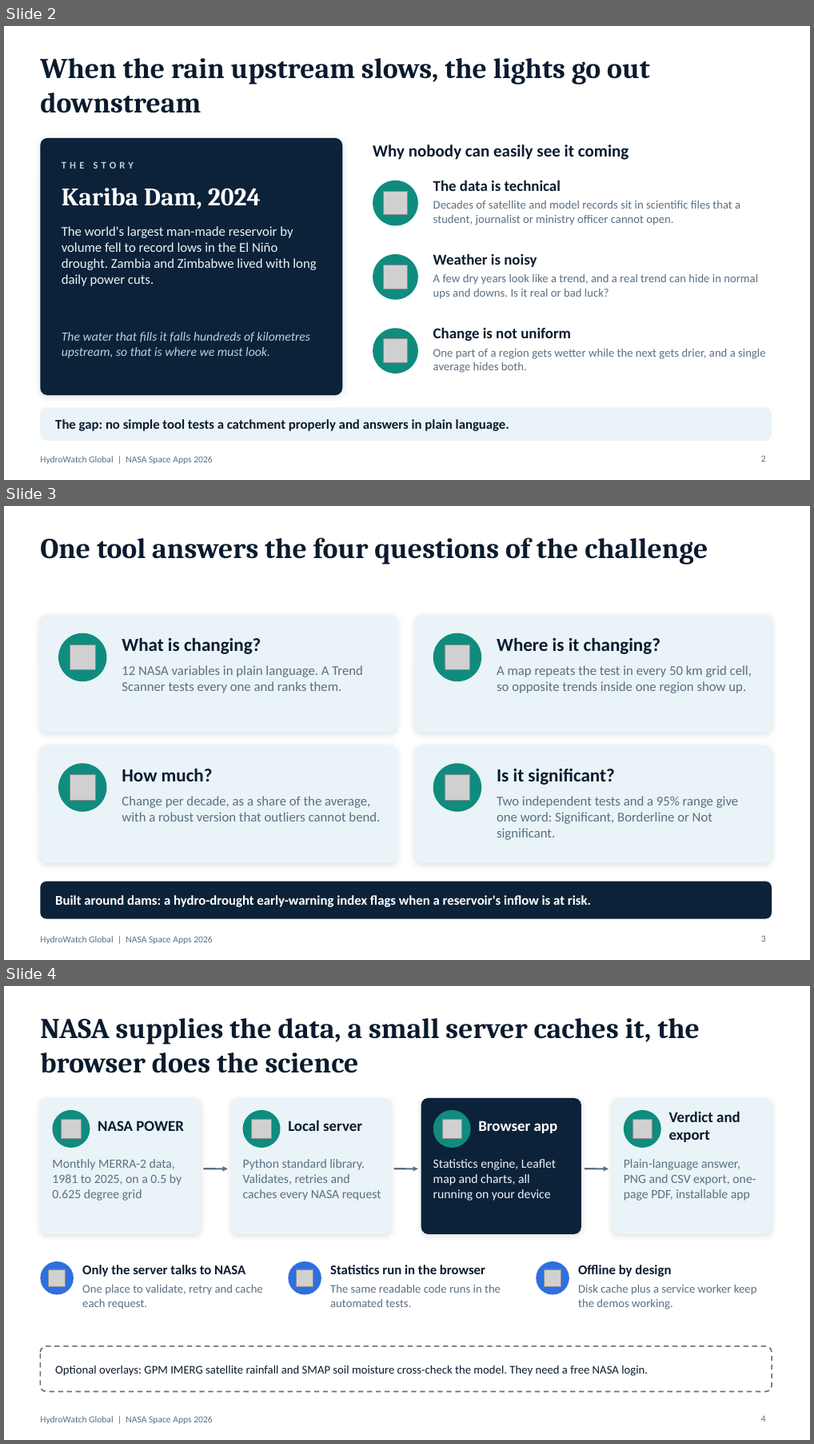
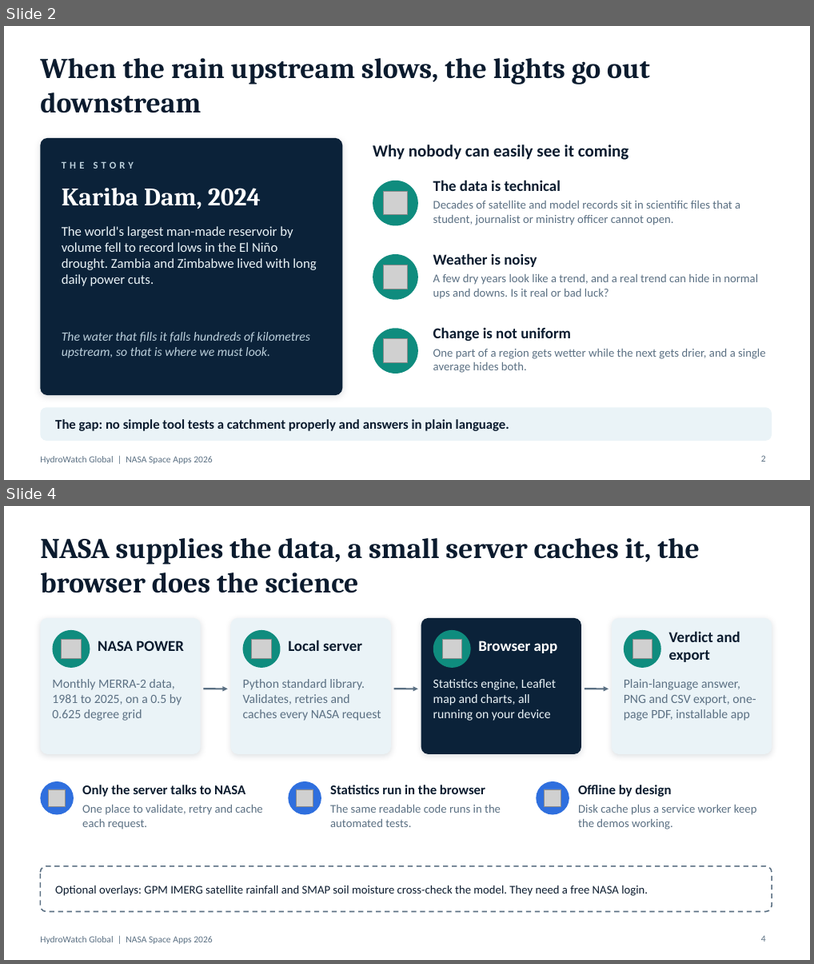
Before and after one commit to Trust-Mwendabai/HydroWatch, a slide deck: HydroWatch_Judges_Presentation.pptx. Shown one above the other, each under a label of ours: slides 2, 3 and 4 before the commit, slides 2 and 4 after it; the slides between them are not shown. The pictures are 814x1444 and 814x964 pixels, drawn with LibreOffice and Linux fonts; fonts in the diff are those of the drawing; grey boxes stand for pictures. Boxes give left, top, right and bottom in pixels: in the first picture for what was removed or moved away, otherwise in the second. Text is boxed around its words. In the diff, an @@ line names an element or a change of style, - is before the commit and + after.

```diff
--- a/HydroWatch_Judges_Presentation.pptx
+++ b/HydroWatch_Judges_Presentation.pptx
@@ slide 3 removed at [4,506,810,960], background #FFFFFF; not listed: 1 template element that a slide beside it also shows @@
@@ title removed at [40,537,708,564] @@
-One tool answers the four questions of the challenge
@@ rounded rectangle removed at [40,615,398,733] @@
@@ rounded rectangle removed at [415,615,772,733] @@
@@ ellipse removed at [58,633,107,681] @@
@@ picture removed at [70,644,95,670] @@
@@ text removed at [122,637,261,654] @@
-What is changing?
@@ ellipse removed at [434,633,482,681] @@
@@ picture removed at [445,644,470,670] @@
@@ text removed at [497,637,661,654] @@
-Where is it changing?
@@ text removed at [122,665,363,693] @@
-12 NASA variables in plain language. A Trend Scanner tests every one and ranks them.
@@ text removed at [497,665,752,693] @@
-A map repeats the test in every 50 km grid cell, so opposite trends inside one region show up.
@@ rounded rectangle removed at [40,745,398,863] @@
@@ rounded rectangle removed at [415,745,772,863] @@
@@ ellipse removed at [58,763,107,812] @@
@@ text removed at [122,768,213,781] @@
-How much?
@@ ellipse removed at [434,763,482,812] @@
@@ text removed at [497,768,614,784] @@
-Is it significant?
@@ picture removed at [70,775,95,800] @@
@@ picture removed at [445,775,470,800] @@
@@ text removed at [122,796,380,821] @@
-Change per decade, as a share of the average, with a robust version that outliers cannot bend.
@@ text removed at [497,796,738,840] @@
-Two independent tests and a 95% range give one word: Significant, Borderline or Not significant.
@@ rounded rectangle removed at [40,881,772,919] @@
@@ text removed at [55,895,591,907] @@
-Built around dams: a hydro-drought early-warning index flags when a reservoir's inflow is at risk.
@@ page number removed at [762,935,766,941] @@
-3
```
Also in this commit, not shown: 1 slide changed, 1 slide added, 1 other file.
